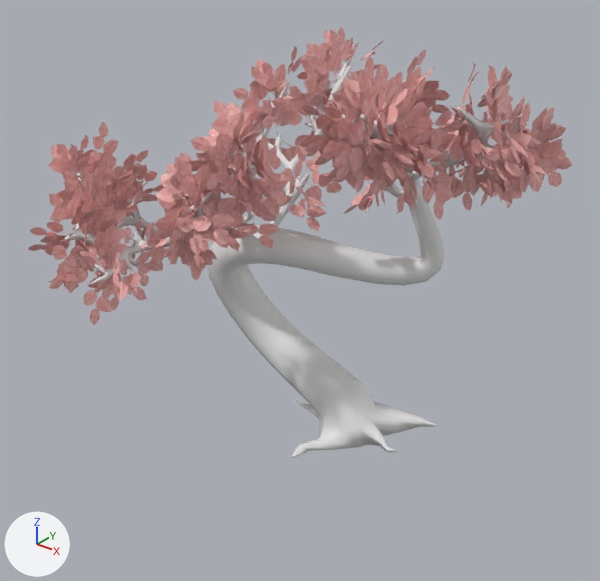
One commit to the glTF model public/models/bonsaiTree/bonsai.gltf: the scene before it, then after it.
Rendered twice from a camera (50 mm lens) standing at (3.63, -5.19, 4.31) and looking at (-0.41, -0.14, 1.18). Lighting does not change. The marker at lower left points along +X, +Y and +Z.

Names of what the first picture shows: 'Trunk'.
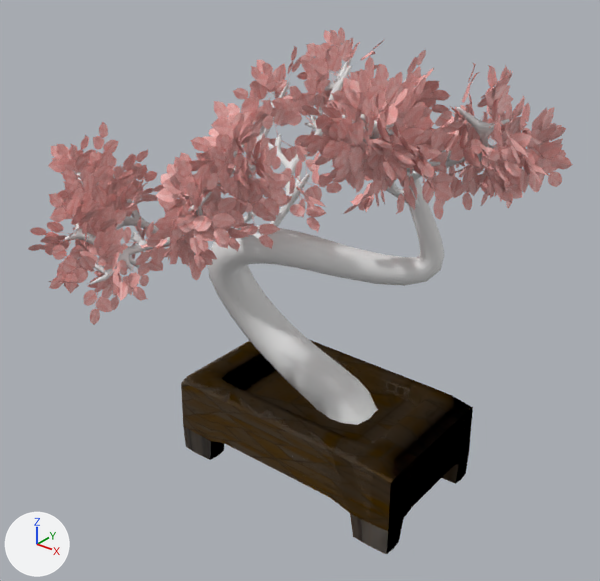
Boxes (x1, y1, x2, y2) around the edits, measured in the pictures (600 x 581 px):
'Cube', added: after (181, 340, 473, 554)

The change, as a list of edits to the scene's bpy script:
```text
Add img_tiles_terracotta_007_basecolor:
    img_tiles_terracotta_007_basecolor = load_image('Tiles_Terracotta_007_basecolor', 'Tiles_Terracotta_007_basecolor.jpg', 1024, 1024, 'Non-Color')
Add mat_material:
    mat_material = bpy.data.materials.new('Material')
    # uses the picture img_tiles_terracotta_007_basecolor
Add me_cube:
    me_cube.from_pydata(...)  # 608 vertices, 1148 faces; spans x -3.7..-1.31, y -0.25..1.12, z -0.53..0.32
    me_cube.materials.append(mat_material)
Add ob_cube:
    ob_cube = bpy.data.objects.new('Cube', me_cube)
    ob_cube.location = (2.299, -0.484, -0.065)
```
